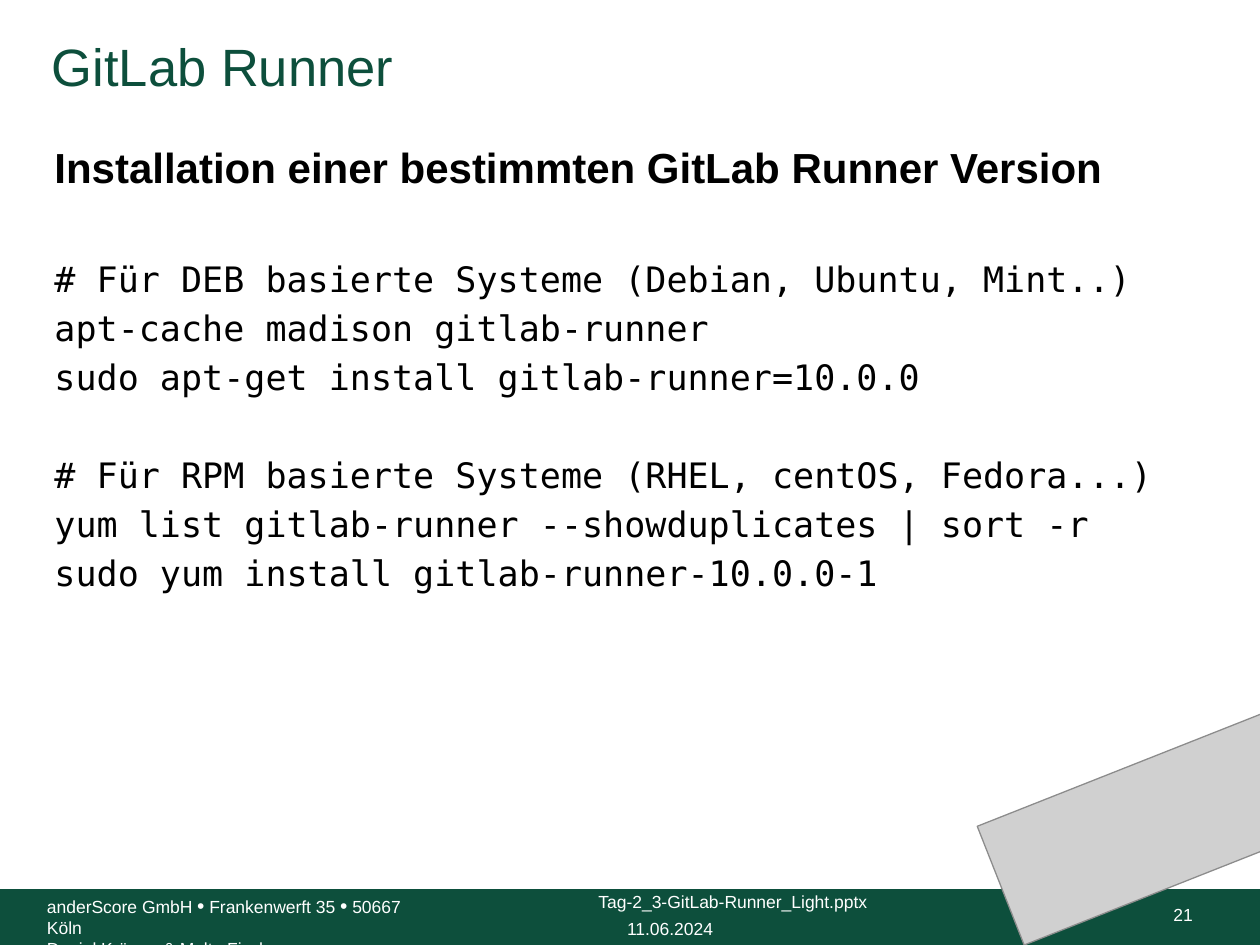
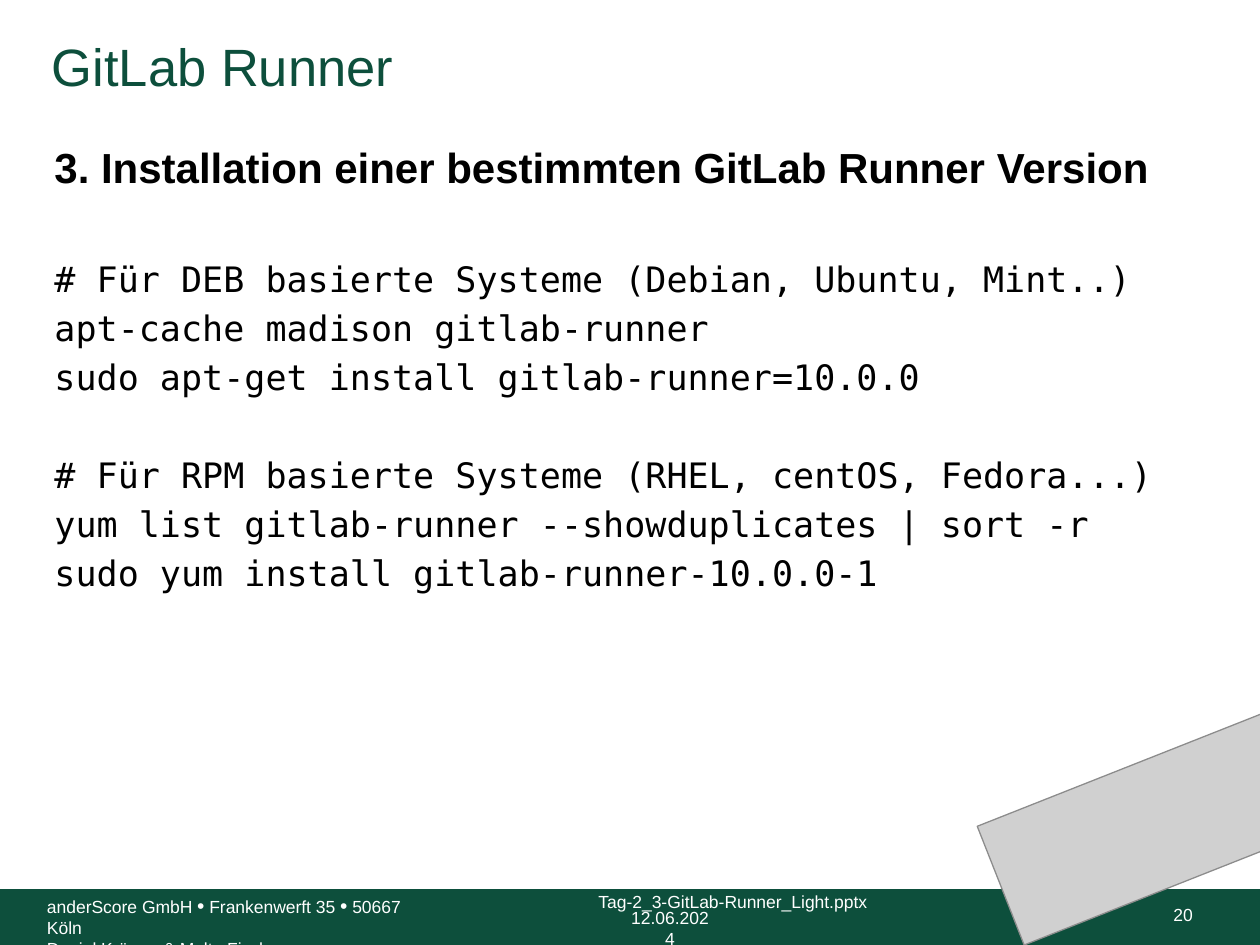
Before and after one commit to anderscore-gmbh/gitlab, a slide deck: slide 20 of slides/Tag-2_3-GitLab-Runner_Light.pptx (slide 21 before the commit). Drawn at 1260x945 pixels with LibreOffice and Linux fonts; fonts in the diff are those of the drawing; grey boxes stand for pictures; background and template pictures are left out. Boxes give left, top, right and bottom in pixels: in the first picture for what was removed or moved away, otherwise in the second. Text is boxed around its words. In the diff, an @@ line names an element or a change of style, - is before the commit and + after.

Commit message:
Reihenfolge geändert: Project -> Group -> Instance. Project Runner Folien (13 - 34 und 67 - 78) zusammengefasst.

```diff
--- a/slides/Tag-2_3-GitLab-Runner_Light.pptx
+++ b/slides/Tag-2_3-GitLab-Runner_Light.pptx
@@ text at box(54, 152, 1149, 184): text changed @@
-Installation einer bestimmten GitLab Runner Version
+3. Installation einer bestimmten GitLab Runner Version
@@ text at box(631, 911, 709, 924): text changed @@
-11.06.2024
+12.06.2024
@@ page number at box(1173, 908, 1192, 921): text changed @@
-21
+20
```
Also in this commit, not shown: 97 other slides changed, 2 slides added, 1 slide removed.
